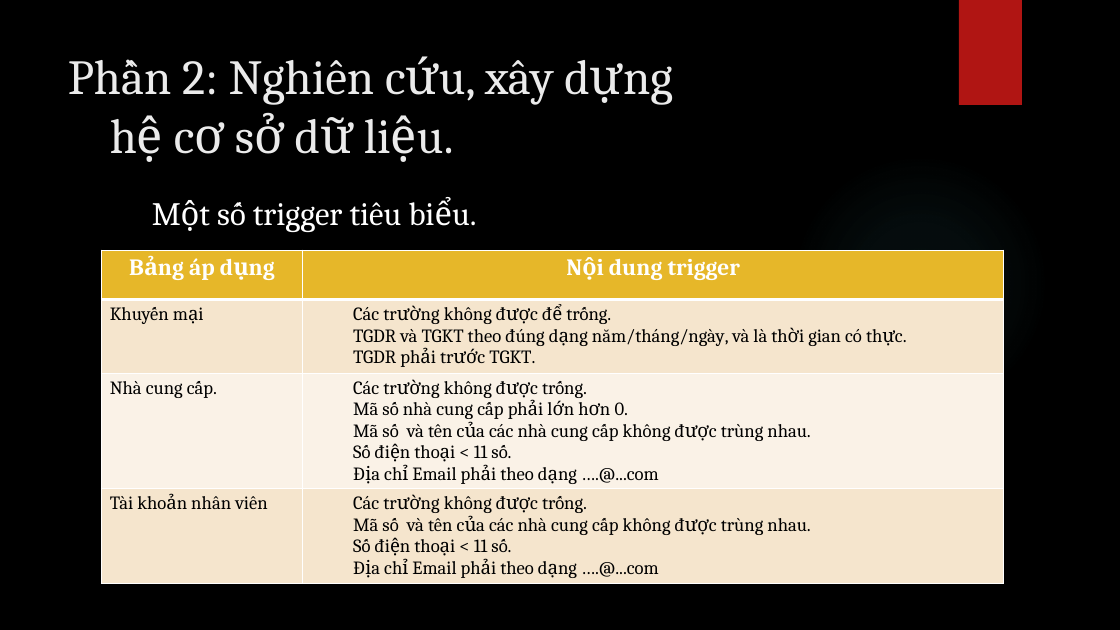
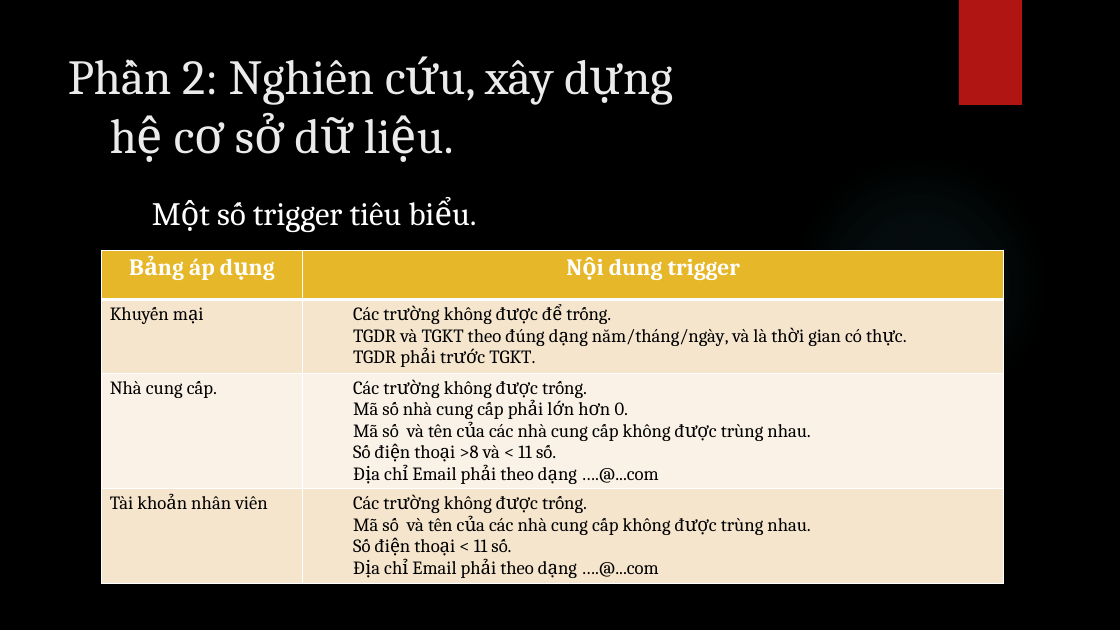
Before and after one commit to phucld95/StoreManage, a slide deck: slide 13 of Slide.pptx. Drawn at 1120x630 pixels with LibreOffice and Linux fonts; fonts in the diff are those of the drawing; background and template pictures are left out. Boxes give left, top, right and bottom in pixels: in the first picture for what was removed or moved away, otherwise in the second. Text is boxed around its words. In the diff, an @@ line names an element or a change of style, - is before the commit and + after.

```diff
--- a/Slide.pptx
+++ b/Slide.pptx
@@ table at (x1=102, y1=250, x2=1004, y2=594) @@
-row 3, column 2: Các trường không được trống. / Mã số nhà cung cấp phải lớn hơn 0. / Mã số và tên của các nhà cung cấp không được trùng nhau. / Số điện thoại < 11 số. / Địa chỉ Email phải theo dạng ….@...com
+row 3, column 2: Các trường không được trống. / Mã số nhà cung cấp phải lớn hơn 0. / Mã số và tên của các nhà cung cấp không được trùng nhau. / Số điện thoại >8 và < 11 số. / Địa chỉ Email phải theo dạng ….@...com
```
Also in this commit, not shown: 2 other slides changed, 3 slides added.
